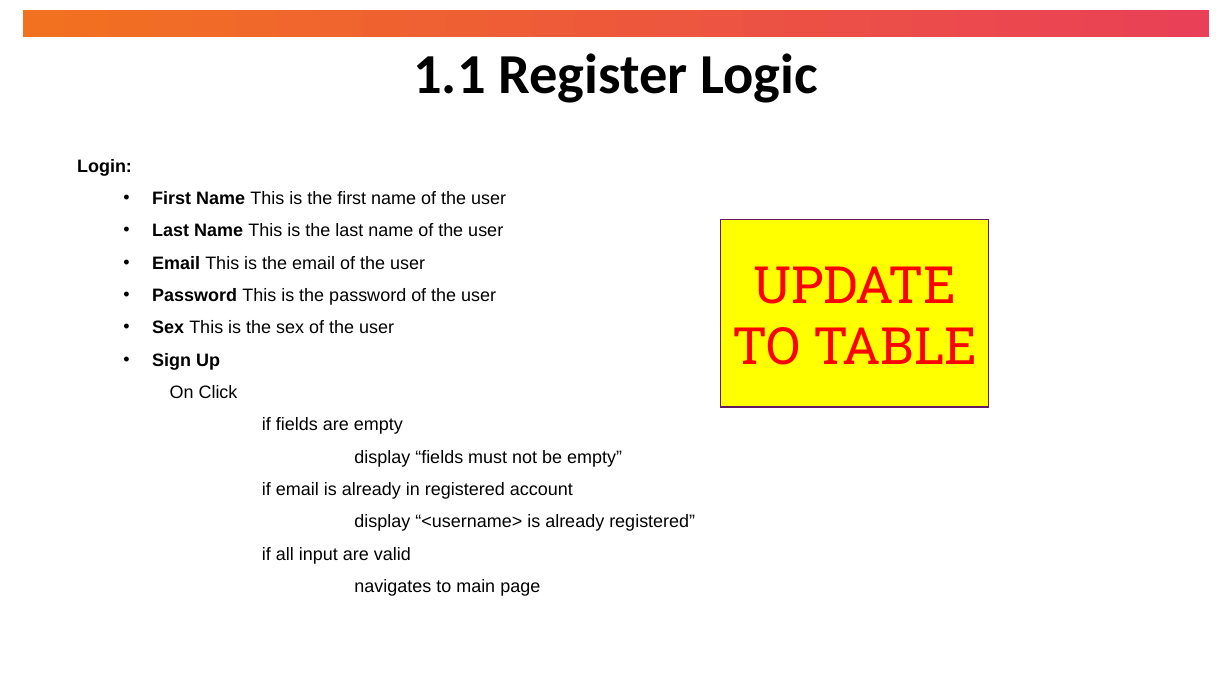
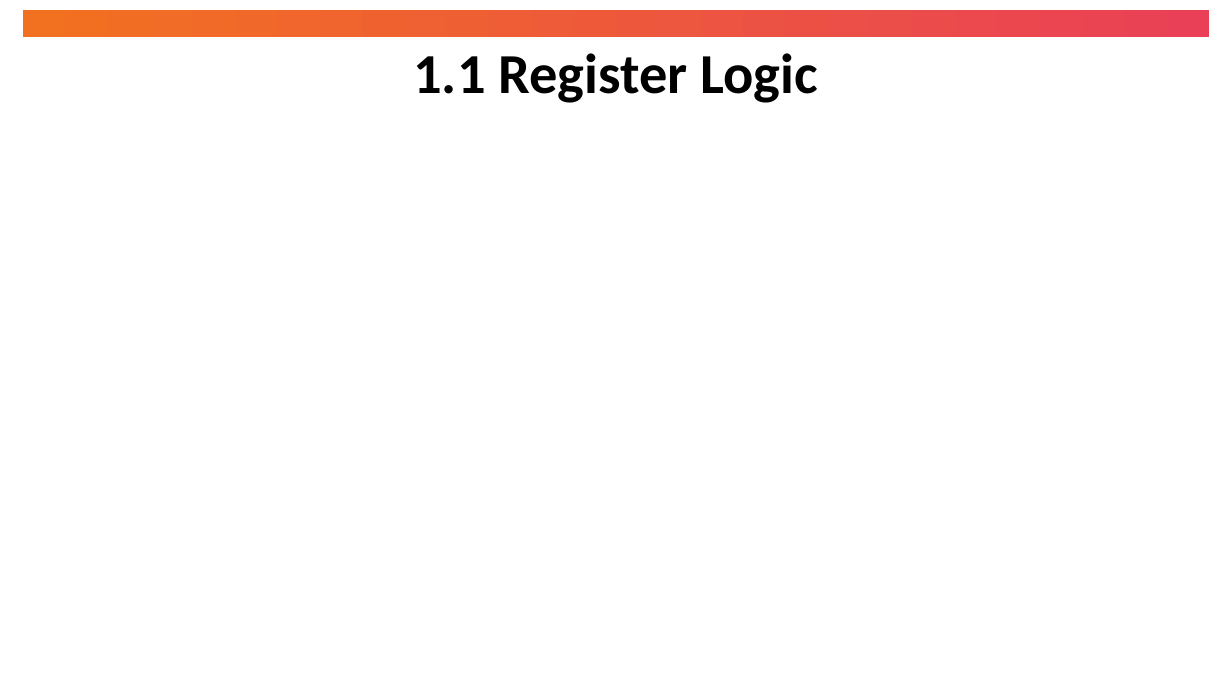
Before and after one commit to StarGaze870/ServiceChargeApp, a slide deck: slide 19 of docs/Team 7 - High Level Design.pptx (slide 8 before the commit). Drawn at 1232x693 pixels with LibreOffice and Linux fonts; fonts in the diff are those of the drawing. Boxes give left, top, right and bottom in pixels: in the first picture for what was removed or moved away, otherwise in the second. Text is boxed around its words. In the diff, an @@ line names an element or a change of style, - is before the commit and + after.

```diff
--- a/docs/Team 7 - High Level Design.pptx
+++ b/docs/Team 7 - High Level Design.pptx
@@ text removed at box(77, 159, 695, 596) @@
-Login:
-  • First Name This is the first name of the user
-  • Last Name This is the last name of the user
-  • Email This is the email of the user
-  • Password This is the password of the user
-  • Sex This is the sex of the user
-  • Sign Up
-On Click
-if fields are empty
-display “fields must not be empty”
-if email is already in registered account
-display “<username> is already registered”
-if all input are valid
-navigates to main page
@@ rectangle removed at box(721, 220, 990, 408) @@
-UPDATE TO TABLE
```
Also in this commit, not shown: 8 other slides changed, 12 slides added, 4 slides removed.
